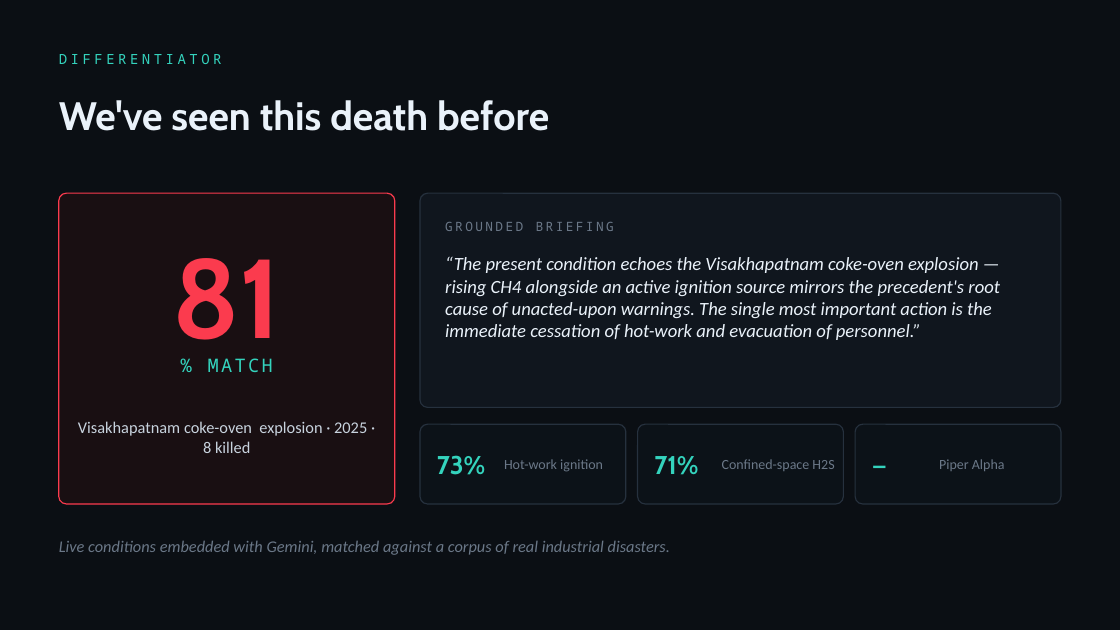
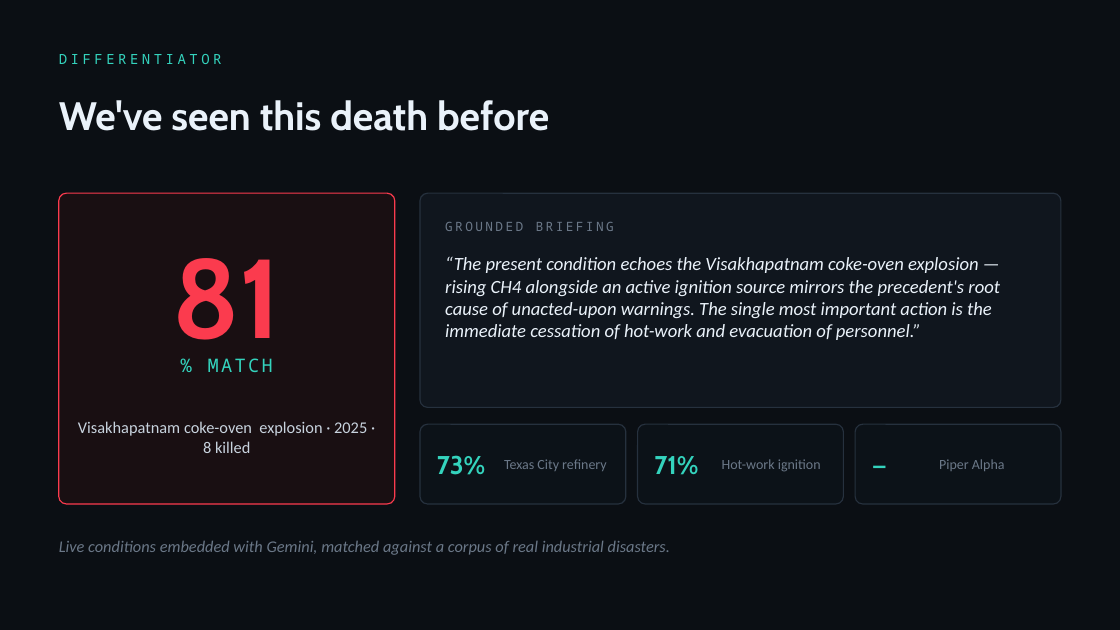
Before and after one commit to SaudSatopay/trinetra, a slide deck: slide 6 of docs/Trinetra_Deck.pptx. Drawn at 1120x630 pixels with LibreOffice and Linux fonts; fonts in the diff are those of the drawing. Boxes give left, top, right and bottom in pixels: in the first picture for what was removed or moved away, otherwise in the second. Text is boxed around its words. In the diff, an @@ line names an element or a change of style, - is before the commit and + after.

```diff
--- a/docs/Trinetra_Deck.pptx
+++ b/docs/Trinetra_Deck.pptx
@@ text at box(504, 459, 606, 471): text changed @@
-Hot-work ignition
+Texas City refinery
@@ text at box(722, 459, 821, 471): text changed @@
-Confined-space H2S
+Hot-work ignition
```
Also in this commit, not shown: 3 other files.
